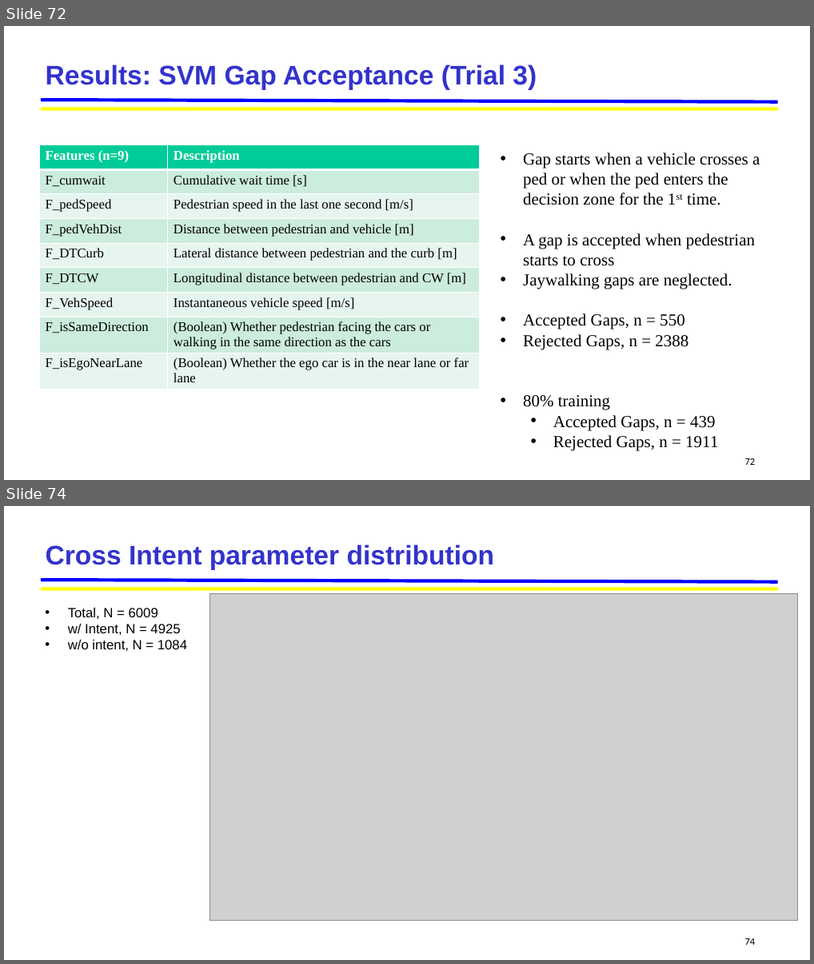
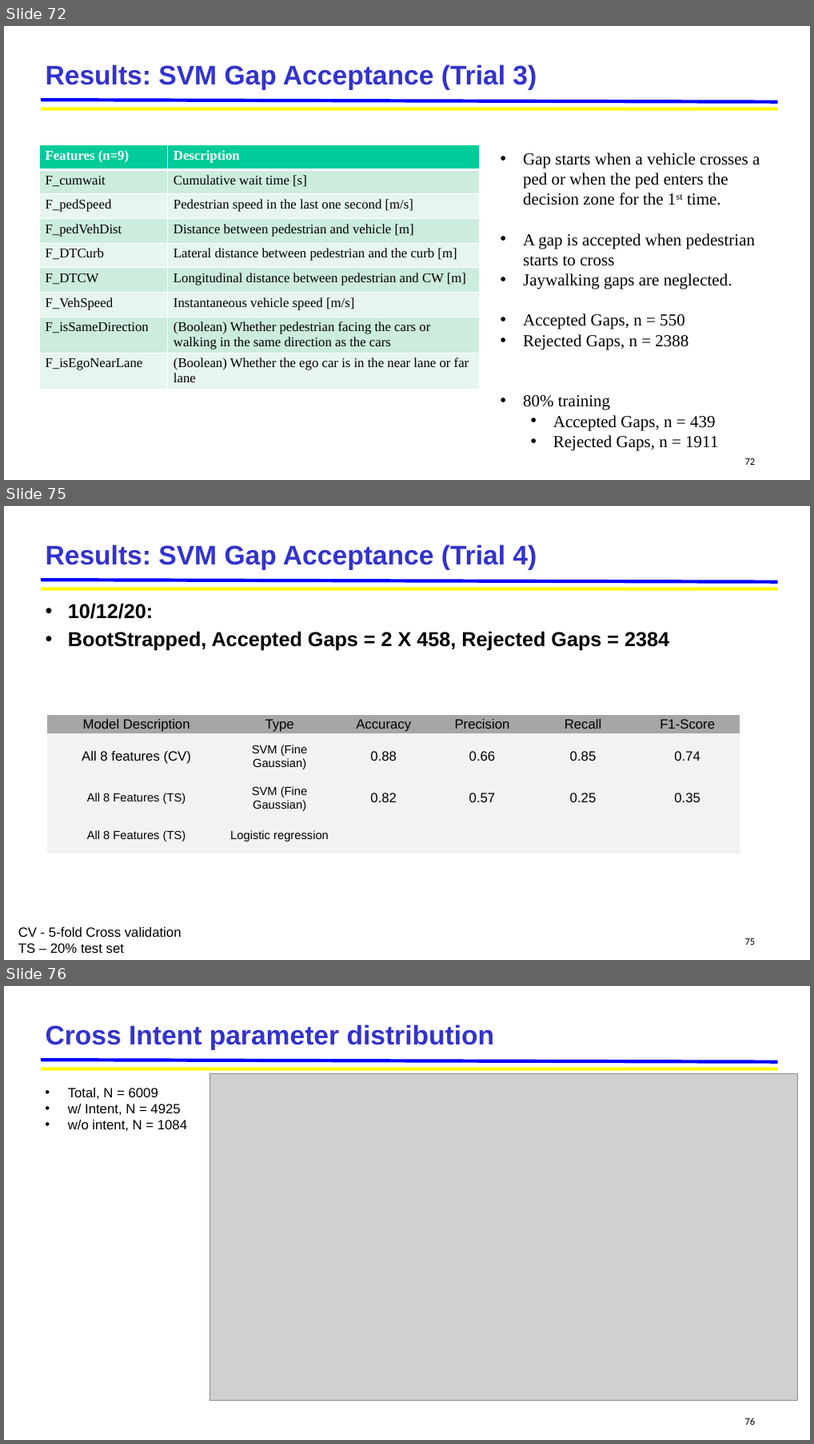
Before and after one commit to jskumaar/pedestrianHybridModel, a slide deck: Pedestrian_Hybrid_Model [Autosaved].pptx. Shown one above the other, each under a label of ours: slides 72 and 74 before the commit, slides 72, 75 and 76 after it; the slides between them are not shown. The pictures are 814x964 and 814x1444 pixels, drawn with LibreOffice and Linux fonts; fonts in the diff are those of the drawing; grey boxes stand for pictures; background and template pictures are left out. Boxes give left, top, right and bottom in pixels: in the first picture for what was removed or moved away, otherwise in the second. Text is boxed around its words. In the diff, an @@ line names an element or a change of style, - is before the commit and + after.

```diff
--- a/Pedestrian_Hybrid_Model [Autosaved].pptx
+++ b/Pedestrian_Hybrid_Model [Autosaved].pptx
@@ slide 75 added at (x1=4, y1=506, x2=810, y2=960), background #FFFFFF; not listed: 2 template elements that a slide beside it also shows @@
@@ title added at (x1=46, y1=544, x2=537, y2=570), 32 pt, text #3333CC, bold @@
+Results: SVM Gap Acceptance (Trial 4)
@@ text added at (x1=68, y1=603, x2=670, y2=651), 24 pt, text #000000, bold @@
+• 10/12/20:
+• BootStrapped, Accepted Gaps = 2 X 458, Rejected Gaps = 2384
@@ table added at (x1=47, y1=715, x2=741, y2=853), 4 rows, 6 columns @@
+Model Description | Type | Accuracy | Precision | Recall | F1-Score
+All 8 features (CV) | SVM (Fine Gaussian) | 0.88 | 0.66 | 0.85 | 0.74
+All 8 Features (TS) | SVM (Fine Gaussian) | 0.82 | 0.57 | 0.25 | 0.35
+All 8 Features (TS) | Logistic regression |  |  |  | 
@@ text added at (x1=18, y1=927, x2=182, y2=952), 16 pt, text #000000 @@
+CV - 5-fold Cross validation
+TS – 20% test set
@@ page number added at (x1=746, y1=938, x2=756, y2=944), 12 pt, text #000000 @@
+75
@@ what was slide 74 is now slide 76 @@
@@ page number at (x1=746, y1=1417, x2=756, y2=1424): text changed @@
-74
+76
```
Also in this commit, not shown: 1 slide changed, 6 other slides added, 50 other files.
